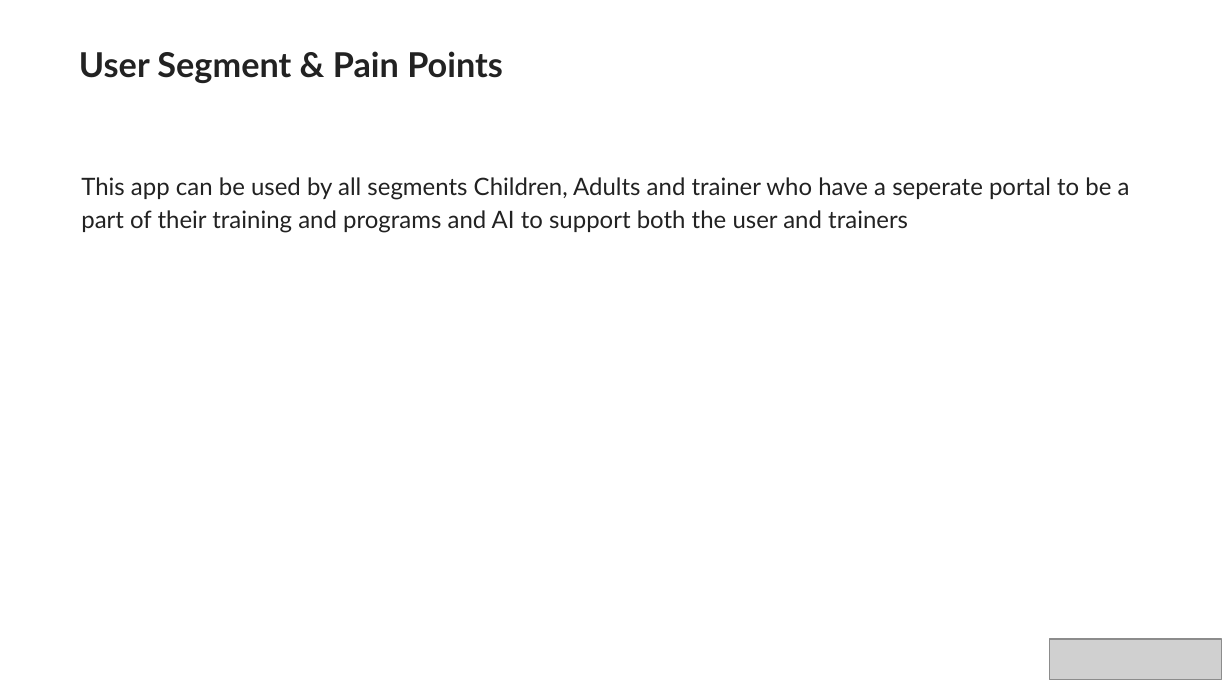
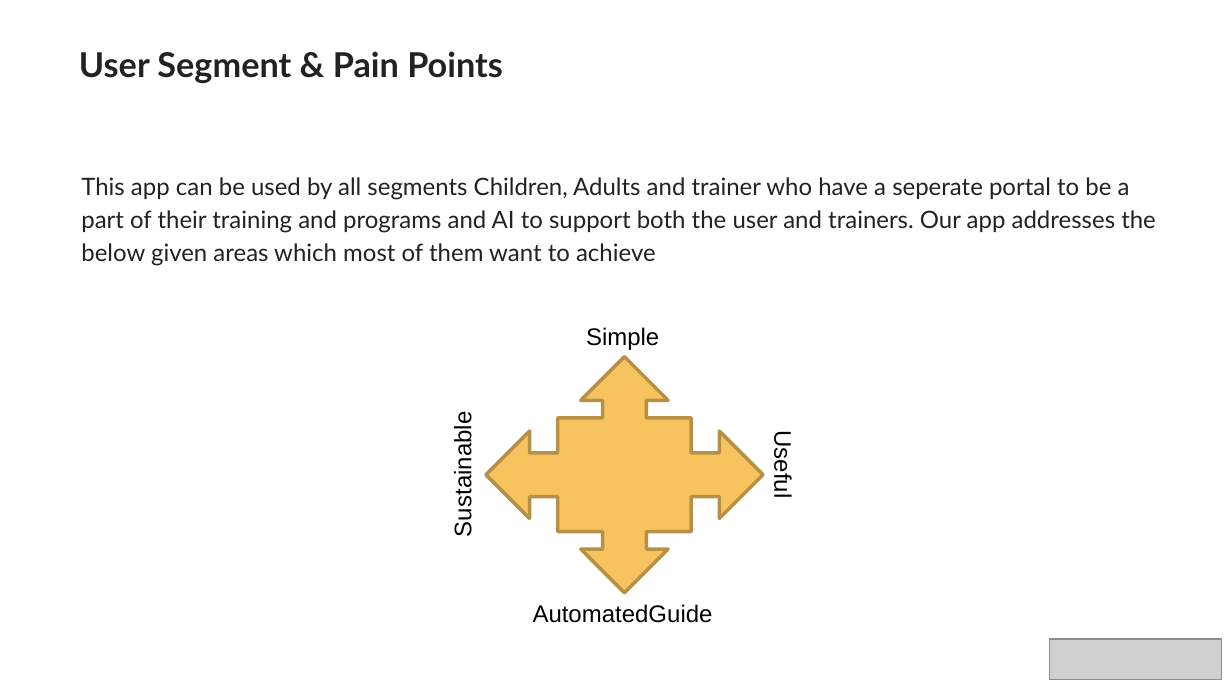
Before and after one commit to kiranputhran/jorni, a slide deck: slide 3 of idea/JORNI_PLEDGE_TO_PROGRES_Microsoft_Sustainability.pptx. Drawn at 1232x693 pixels with LibreOffice and Linux fonts; fonts in the diff are those of the drawing; grey boxes stand for pictures; background and template pictures are left out. Boxes give left, top, right and bottom in pixels: in the first picture for what was removed or moved away, otherwise in the second. Text is boxed around its words. In the diff, an @@ line names an element or a change of style, - is before the commit and + after.

```diff
--- a/idea/JORNI_PLEDGE_TO_PROGRES_Microsoft_Sustainability.pptx
+++ b/idea/JORNI_PLEDGE_TO_PROGRES_Microsoft_Sustainability.pptx
@@ text at (81, 177, 1156, 266): text changed @@
-This app can be used by all segments Children, Adults and trainer who have a seperate portal to be a part of their training and programs and AI to support both the user and trainers
+This app can be used by all segments Children, Adults and trainer who have a seperate portal to be a part of their training and programs and AI to support both the user and trainers. Our app addresses the below given areas which most of them want to achieve
@@ text added at (586, 327, 659, 350), 14 pt, text #000000 @@
+Simple
@@ quad arrow callout added at (485, 357, 763, 594), fill #F7C35E, outline #B79046 2 pt @@
@@ text added at (450, 426, 477, 534), 14 pt, text #000000 @@
+Sustainable
@@ text added at (769, 436, 796, 496), 14 pt, text #000000 @@
+Useful
@@ text added at (533, 604, 713, 623), 14 pt, text #000000 @@
+AutomatedGuide
```
Also in this commit, not shown: 1 other slide changed.
